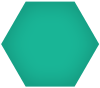
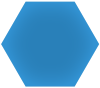
Revision of a layered w=100, h=88 image; what changed, layer by layer:
showed "Shape 1 copy", painted on it, masked it over box(1, 1, 99, 87)
painted on "Shape 1", masked it over box(1, 1, 99, 87)
